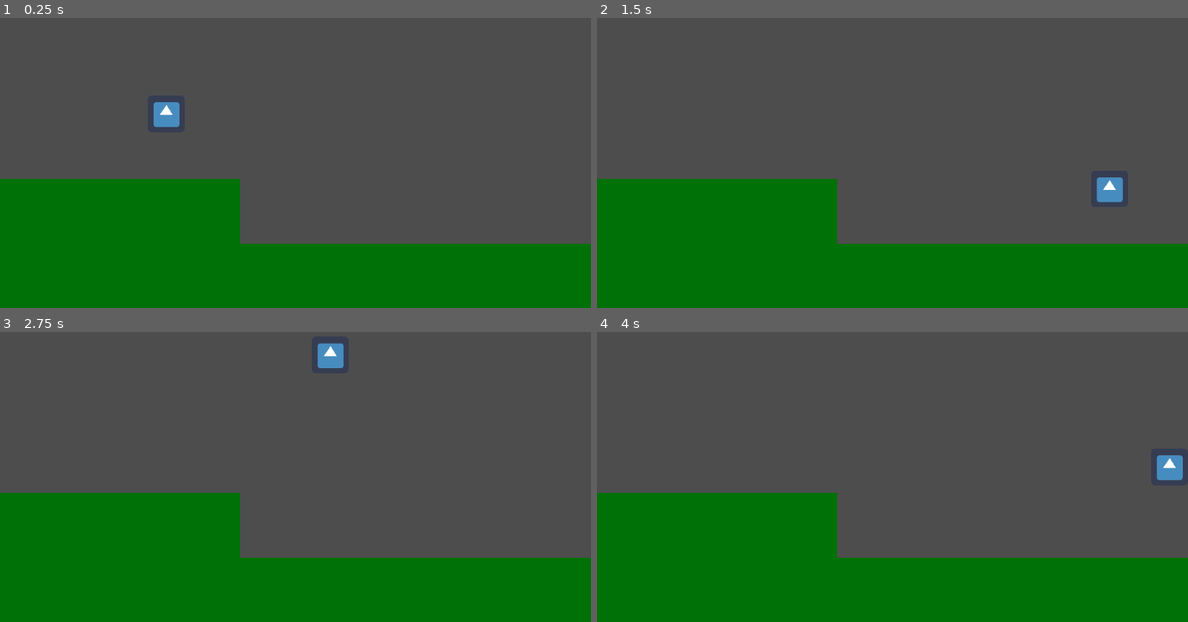
Above: before the commit, frames 1-4 (two rows, left to right).
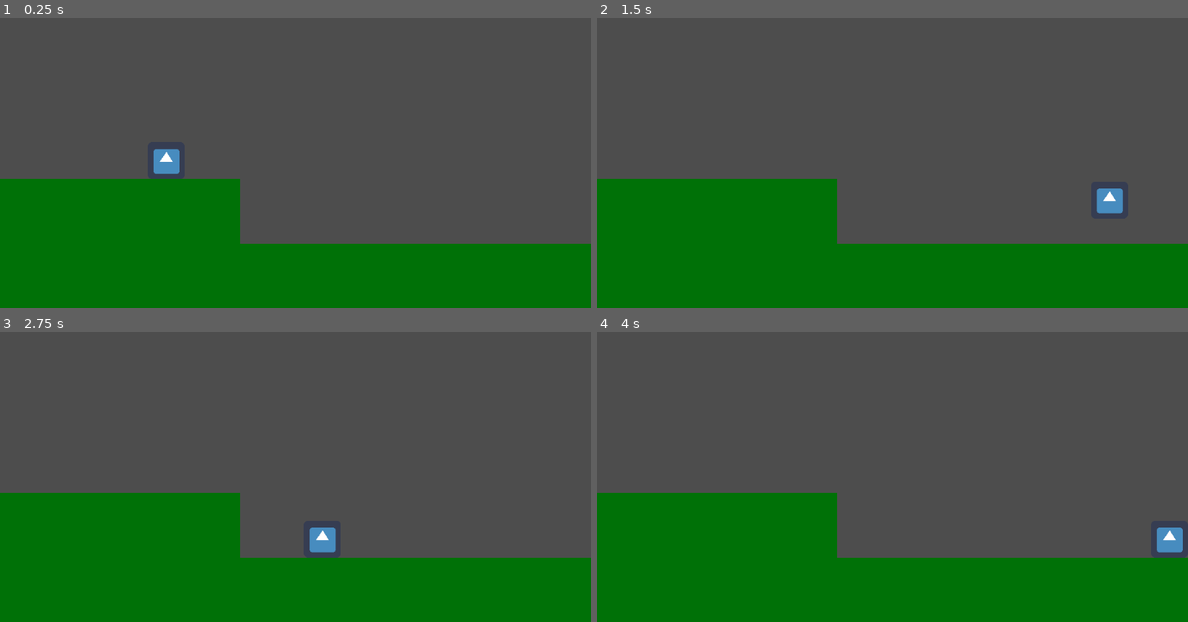
Above: after the commit, the same moments.

Repository: Ev01/PlatformerController2D
Game: Godot game, scene res://DemoScene.tscn
The game is run twice, just before and just after one commit, with the same random seed, the same clock (stepped at 60 frames per second) and the same inputs. The engine's default icon, where the game draws it, is replaced by a stand-in: a white triangle on a blue panel in a dark square.
Inputs:
- Up to frame 1 (0.25 s): no input
- Up to frame 2 (1.5 s): hold Right (move_right) from 0.53 s (still down); tap Up (jump) at 0.6, 0.77, 1.07, 1.35 s
- Up to frame 3 (2.75 s): tap Up (jump) at 1.52, 1.82, 2.1 s; release Right (move_right) at 2.03 s; hold Left (move_left) from 2.03 s (still down)
- Up to frame 4 (4 s): release Left (move_left) at 2.78 s; hold Right (move_right) from 2.78 s (still down); tap Up (jump) at 2.85, 3.02, 3.32, 3.6, 3.77 s

The runs differ from the first frame. In frame 1, 0.8% of the frame differs, in the area x 26-31%, y 29-54%; in frame 2, 0.4%; in frame 3, 0.8%, in the area x 52-59%, y 3-77%; in frame 4, 0.8%.

Commit message:
Add constants for default property values

Diff:
--- a/DemoScene.tscn
+++ b/DemoScene.tscn
@@ -63,14 +63,6 @@
 [node name="PlatformerController2D" type="CharacterBody2D" parent="."]
 position = Vector2(288, 320)
 script = ExtResource("1")
-max_jump_height = -150.0
-min_jump_height = -60.0
-double_jump_height = -100.0
-jump_duration = 0.5
-max_jump_amount = 3
-max_acceleration = 10000
-friction = 20
-can_hold_jump = true
 
 [node name="icon" type="Sprite2D" parent="PlatformerController2D"]
 texture = ExtResource("2")
--- a/platformer_controller/platformer_controller.gd
+++ b/platformer_controller/platformer_controller.gd
@@ -14,9 +14,15 @@
 @export var input_jump : String = "jump"
 
 
-var _max_jump_height: float = 150
+const DEFAULT_MAX_JUMP_HEIGHT = 150
+const DEFAULT_MIN_JUMP_HEIGHT = 60
+const DEFAULT_DOUBLE_JUMP_HEIGHT = 100
+const DEFAULT_JUMP_DURATION = 0.3
+
+
+var _max_jump_height: float = DEFAULT_MAX_JUMP_HEIGHT
 ## The max jump height in pixels (holding jump).
-@export var max_jump_height: float:
+@export var max_jump_height: float = DEFAULT_MAX_JUMP_HEIGHT:
 	get:
 		return _max_jump_height
 	set(value):
@@ -29,9 +35,9 @@
 				jump_velocity, min_jump_height, default_gravity)
 
 
-var _min_jump_height: float = 40
+var _min_jump_height: float = DEFAULT_MIN_JUMP_HEIGHT
 ## The minimum jump height (tapping jump).
-@export var min_jump_height: float:
+@export var min_jump_height: float = DEFAULT_MIN_JUMP_HEIGHT:
 	get:
 		return _min_jump_height
 	set(value):
@@ -41,9 +47,9 @@
 
 
 
-var _double_jump_height: float = 100
+var _double_jump_height: float = DEFAULT_DOUBLE_JUMP_HEIGHT
 ## The height of your jump in the air.
-@export var double_jump_height: float:
+@export var double_jump_height: float = DEFAULT_DOUBLE_JUMP_HEIGHT:
 	get:
 		return _double_jump_height
 	set(value):
@@ -51,9 +57,9 @@
 		double_jump_velocity = calculate_jump_velocity2(double_jump_height, default_gravity)
 
 
-var _jump_duration: float = 0.3
+var _jump_duration: float = DEFAULT_JUMP_DURATION
 ## How long it takes to get to the peak of the jump in seconds.
-@export var jump_duration: float:
+@export var jump_duration: float = DEFAULT_JUMP_DURATION:
 	get:
 		return _jump_duration
 	set(value):
@@ -69,8 +75,8 @@
 @export var falling_gravity_multiplier = 1.5
 ## Amount of jumps allowed before needing to touch the ground again. Set to 2 for double jump.
 @export var max_jump_amount = 1
-@export var max_acceleration = 4000
-@export var friction = 8
+@export var max_acceleration = 10000
+@export var friction = 20
 @export var can_hold_jump : bool = false
 ## You can still jump this many seconds after falling off a ledge.
 @export var coyote_time : float = 0.1
